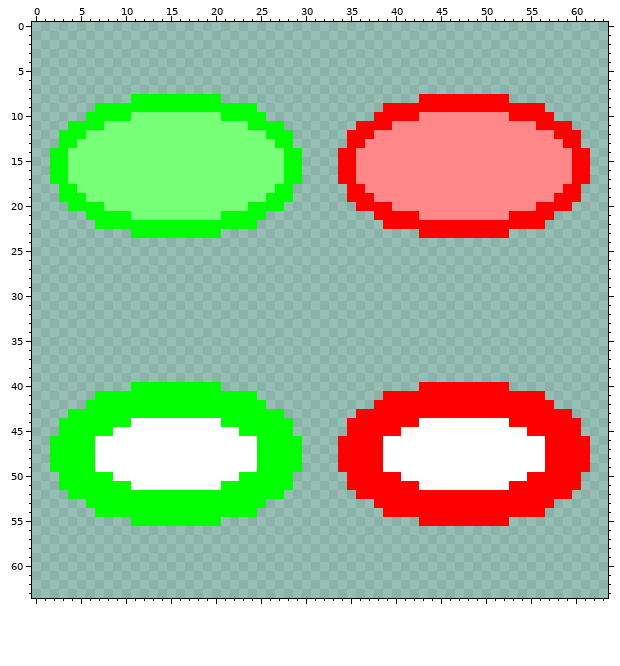
Pixel-art sprite, stored at assets/core/projectiles/generic_bullet/sprites/main.png. Above, as it was before the edit.
The file is 64x64 pixels.
After the commit:
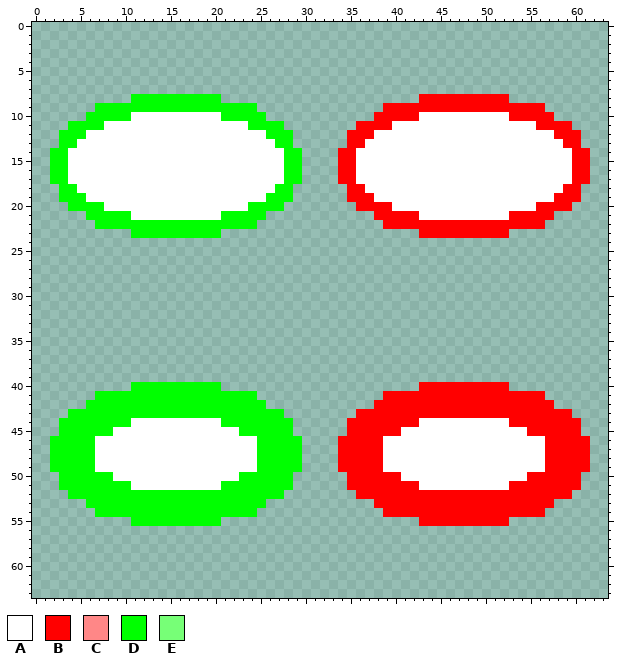
Palette (. is transparent): A #ffffff  B #ff0000  C #ff8787  D #00ff00  E #77ff77
From old to new:
Colour C becomes colour A in row 10 at x 43 to 52; in row 11 at x 40 to 55; in row 12 at x 38 to 57; in row 13 at x 37 to 58; in rows 14 to 17 at x 36 to 59; in row 18 at x 37 to 58.
Colour C becomes colour A in row 19 at x 38 to 57; in row 20 at x 40 to 55; in row 21 at x 43 to 52.
Colour E becomes colour A in row 10 at x 11 to 20; in row 11 at x 8 to 23; in row 12 at x 6 to 25; in row 13 at x 5 to 26; in rows 14 to 17 at x 4 to 27; in row 18 at x 5 to 26.
Colour E becomes colour A in row 19 at x 6 to 25; in row 20 at x 8 to 23; in row 21 at x 11 to 20.
Pixel boxes of the changes (left, top, right, bottom) in both pictures:
changed: (68, 112, 284, 220)
changed: (356, 112, 572, 220)
